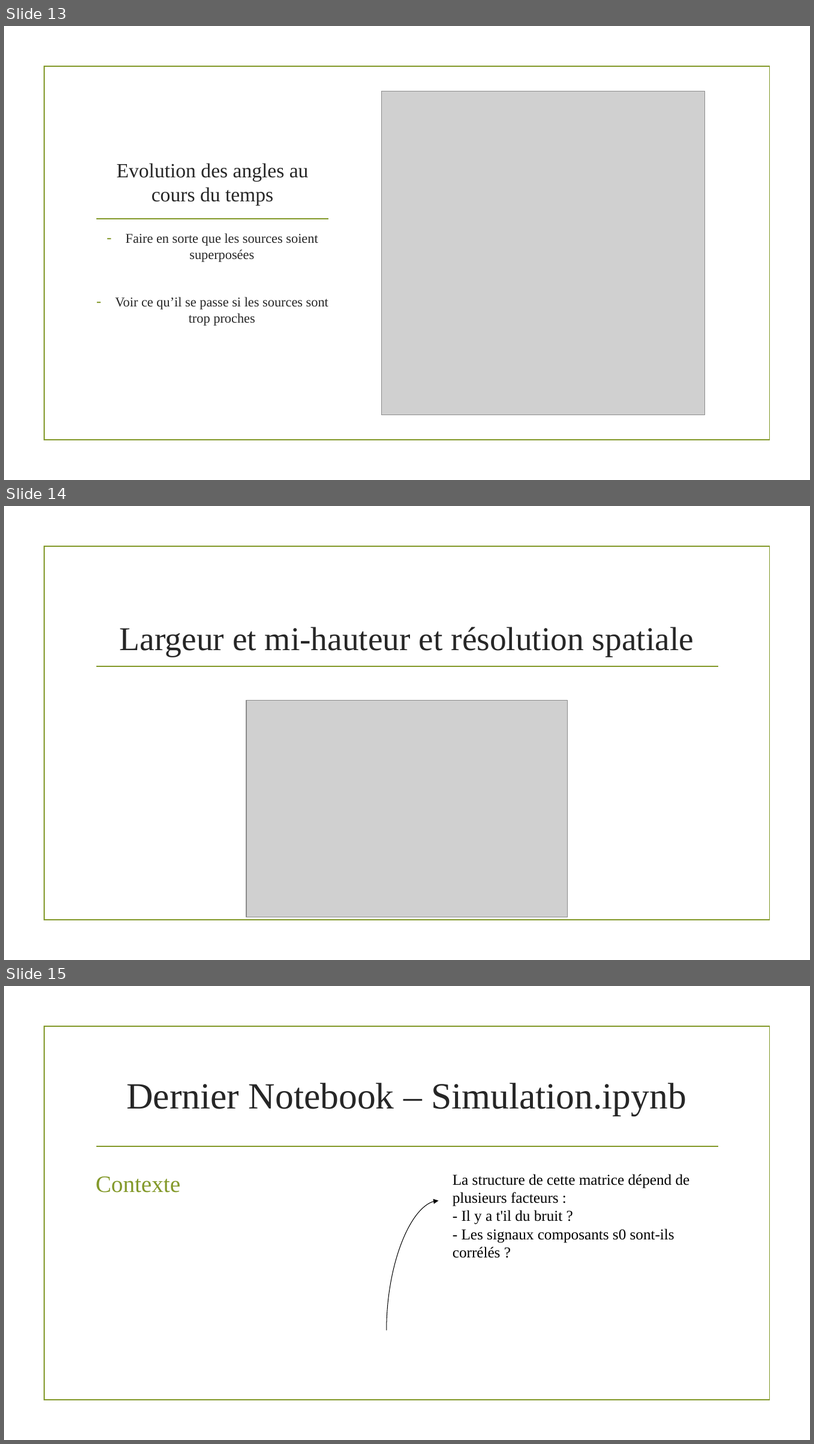
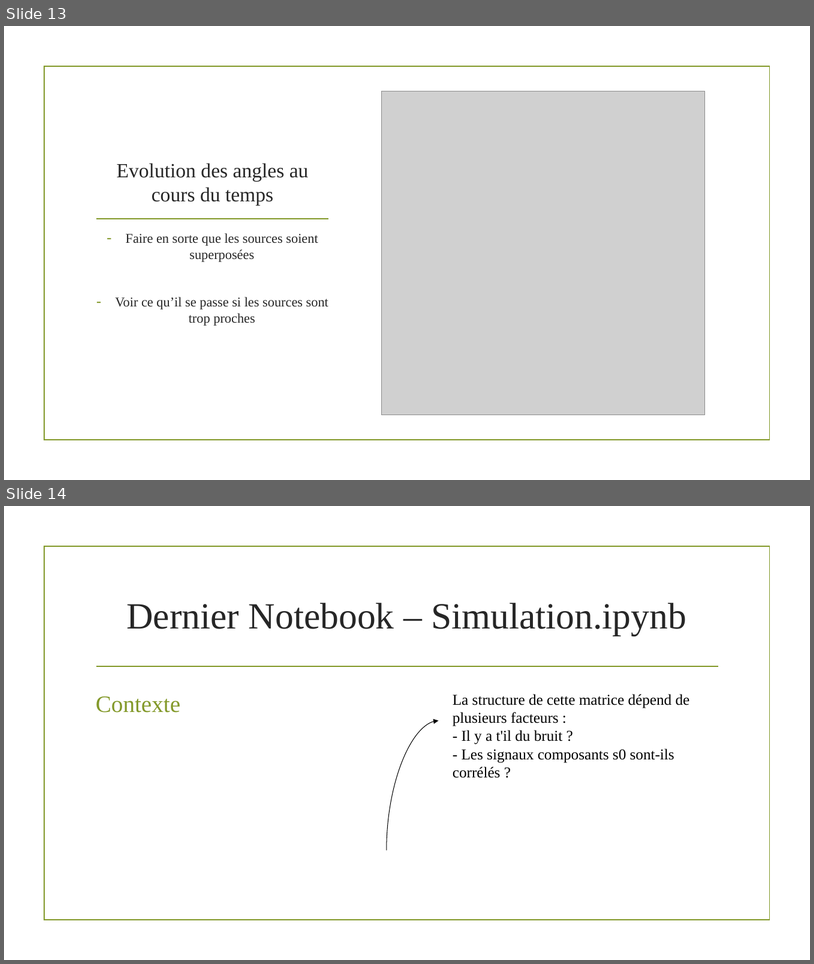
Before and after one commit to MaxENSTAB/Stage2A, a slide deck: Soutenance.pptx. Shown one above the other, each under a label of ours: slides 13, 14 and 15 before the commit, slides 13 and 14 after it. The pictures are 814x1444 and 814x964 pixels, drawn with LibreOffice and Linux fonts; fonts in the diff are those of the drawing; grey boxes stand for pictures; background and template pictures are left out. Boxes give left, top, right and bottom in pixels: in the first picture for what was removed or moved away, otherwise in the second. Text is boxed around its words. In the diff, an @@ line names an element or a change of style, - is before the commit and + after.

```diff
--- a/Soutenance.pptx
+++ b/Soutenance.pptx
@@ slide 14 removed at (x1=4, y1=506, x2=810, y2=960), background picture (left out); not listed: 2 template elements that a slide beside it also shows @@
@@ title removed at (x1=120, y1=627, x2=694, y2=656) @@
-Largeur et mi-hauteur et résolution spatiale
@@ picture removed at (x1=246, y1=700, x2=569, y2=917) @@
@@ what was slide 15 is now slide 14 @@
```
Also in this commit, not shown: 2 slides added, 2 other files.
